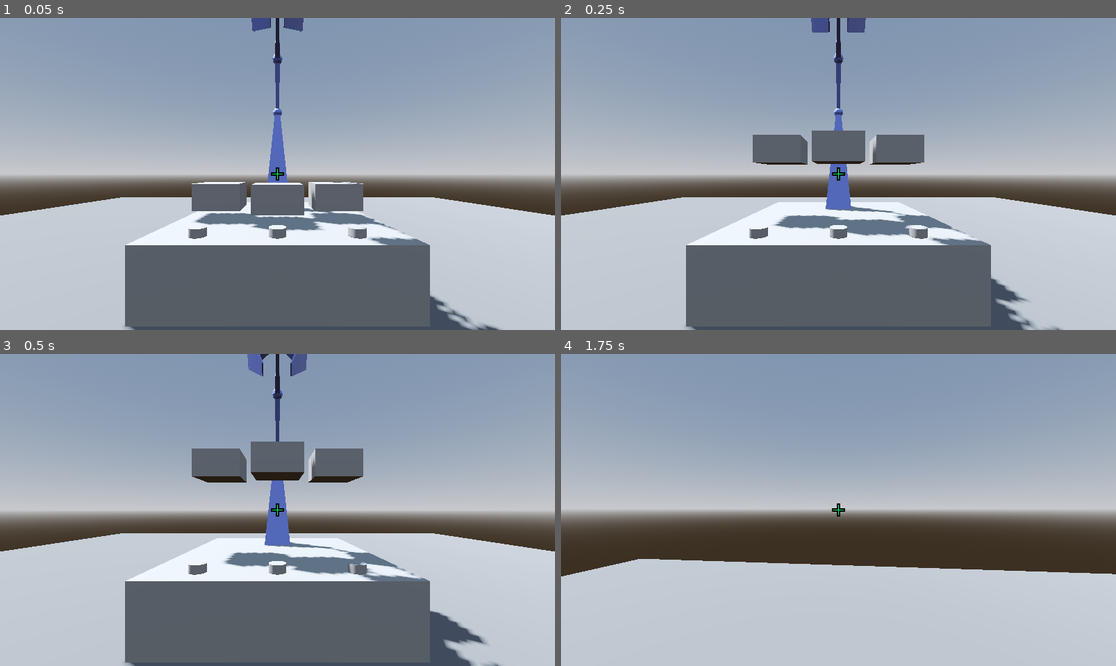
Above: before the commit, frames 1-4 (two rows, left to right).
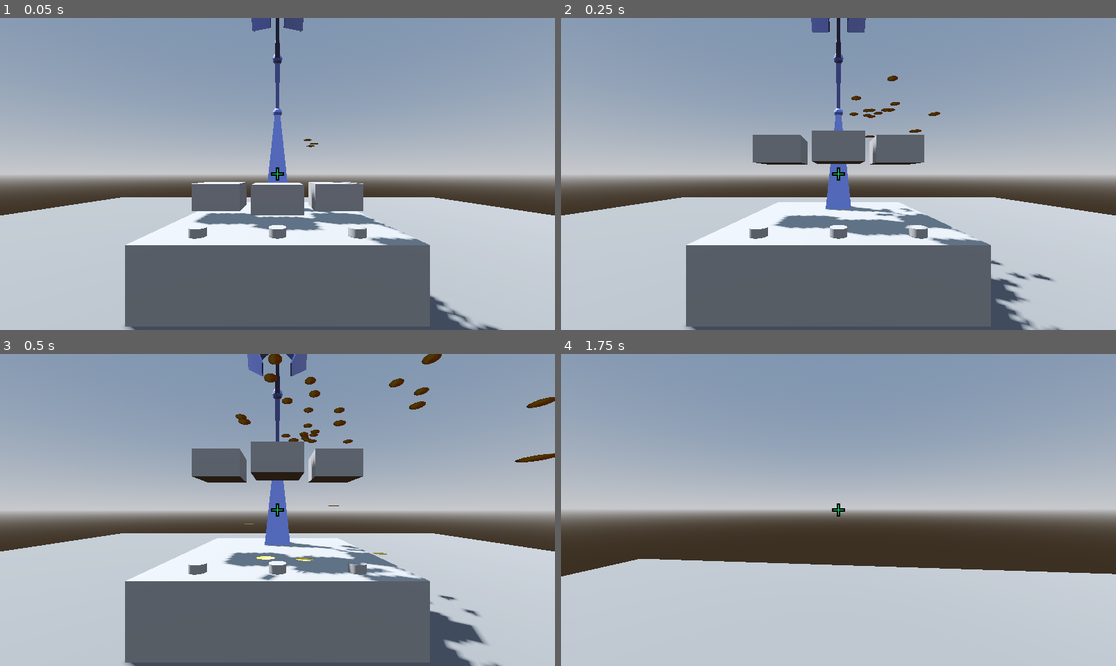
Above: after the commit, the same moments.

Repository: anniesanap/COMP-360-Group-2-Assignment-4
Game: Godot game, scene res://root.tscn
Same seed, same stepped clock (60 frames per second), same inputs: the game is played once before the commit and once after it.
Inputs (mouse positions are in pixels of both pictures, inside the frame that each line leads up to):
- Up to frame 1 (0.05 s): no input
- Up to frame 2 (0.25 s): no input
- Up to frame 3 (0.5 s): no input
- Up to frame 4 (1.75 s): move the mouse to (866, 510) at 0.52 s; hold E (interact) 0.53-1.28 s; hold W (move_forward) from 0.53 s (still down); tap Space (jump) at 0.77, 1.52 s; move the mouse to (810, 510) at 1.27 s; tap E (interact) at 1.35 s

The runs differ from the first frame. In frame 1, less than 0.1% of the frame differs, in the area x 54-58%, y 38-42%; in frame 2, 0.5%; in frame 3, 1.4%, in the area x 42-100%, y 0-91%; in frame 4, nothing differs.

Commit message:
Add coin explosion scene and update root scene.
- added the basics of the coin explosion to bowl1 for now

Diff:
--- /dev/null
+++ b/Assets/coin_shader.gdshader
@@ -0,0 +1,26 @@
+shader_type spatial;
+
+uniform sampler2D coin_texture;
+uniform float scale_factor : hint_range(0.1, 5.0);  // Allows you to scale the texture
+
+void fragment() {
+    vec2 uv_coords = UV;
+
+    // Check if the fragment is on the top or bottom face of the cylinder
+    if (uv_coords.y > 0.8 || uv_coords.y < 0.8) {
+        // Apply the scaling to the UV coordinates
+        uv_coords *= scale_factor;  // Scale the texture coordinates
+
+        // Wrap the texture horizontally to avoid stretching if the UVs go beyond the [0.0, 1.0] range
+        uv_coords.x = mod(uv_coords.x, 1.0);
+
+        // Sample the texture at the adjusted coordinates
+        vec4 coin_color = texture(coin_texture, uv_coords);
+
+        // Set the color of the fragment to the texture's color
+        ALBEDO = coin_color.rgb;
+    } else {
+        // For the side faces, set the color to white (or any other color for the sides)
+        ALBEDO = vec3(1.0, 1.0, 1.0);
+    }
+}
--- /dev/null
+++ b/coin_explosion.gd
@@ -0,0 +1,40 @@
+extends GPUParticles3D
+
+# Variables for particle settings
+var particle_amount = 80
+var velocity_min = 3.0
+var velocity_max = 10.0
+var explosion_radius = 10.0
+var spread = 50
+var spread_angle_min = 0
+var spread_angle_max = 7
+
+func _ready():
+	print("Testing plain particle system...")
+
+	# Create and assign a ParticleProcessMaterial
+	var particles_material = ParticleProcessMaterial.new()
+	process_material = particles_material
+
+	# Configure emission shape
+	particles_material.emission_shape = ParticleProcessMaterial.EMISSION_SHAPE_POINT
+
+
+
+	# Configure particle properties
+	#particles_material.lifetime = 2.0
+	particles_material.lifetime_randomness = 0.5
+	particles_material.initial_velocity_min = velocity_min
+	particles_material.initial_velocity_max = velocity_max
+	particles_material.angle_min = spread_angle_min
+	particles_material.angle_max = spread_angle_max
+	particles_material.spread = spread
+	particles_material.gravity = Vector3(0, -7, 0)
+
+	# Set particle system position and other properties
+	#transform.origin = hardcoded_position
+	amount = particle_amount
+	one_shot = true  # Emit particles only once
+	emitting = true  # Start emitting particles
+
+	print("Plain particle test initialized.")
--- /dev/null
+++ b/coin_explosion.tscn
@@ -0,0 +1,31 @@
+[gd_scene load_steps=7 format=3 uid="uid://cljige46tg5uj"]
+
+[ext_resource type="Shader" path="res://Assets/coin_shader.gdshader" id="1_pbh8j"]
+[ext_resource type="Texture2D" uid="uid://d051cqovfi5oo" path="res://Assets/coin.png" id="2_0s3yx"]
+[ext_resource type="Script" path="res://coin_explosion.gd" id="3_x1b8r"]
+
+[sub_resource type="ParticleProcessMaterial" id="ParticleProcessMaterial_yyu2x"]
+
+[sub_resource type="ShaderMaterial" id="ShaderMaterial_ophjx"]
+render_priority = 0
+shader = ExtResource("1_pbh8j")
+shader_parameter/scale_factor = 1.982
+shader_parameter/coin_texture = ExtResource("2_0s3yx")
+
+[sub_resource type="CylinderMesh" id="CylinderMesh_biu6t"]
+lightmap_size_hint = Vector2i(3, 1)
+material = SubResource("ShaderMaterial_ophjx")
+add_uv2 = true
+uv2_padding = 0.37
+top_radius = 0.1
+bottom_radius = 0.1
+height = 0.001
+radial_segments = 61
+rings = 1
+
+[node name="coin explosion" type="GPUParticles3D"]
+transform = Transform3D(-0.995093, 0.0628638, 0.0764032, 0.0638424, 0.997905, 0.0104317, -0.0755875, 0.0152583, -0.997023, 1.99677, 2.0097, 0.787501)
+emitting = false
+process_material = SubResource("ParticleProcessMaterial_yyu2x")
+draw_pass_1 = SubResource("CylinderMesh_biu6t")
+script = ExtResource("3_x1b8r")
--- a/root.tscn
+++ b/root.tscn
@@ -1,8 +1,9 @@
-[gd_scene load_steps=35 format=4 uid="uid://ljd2ods15laa"]
+[gd_scene load_steps=36 format=4 uid="uid://ljd2ods15laa"]
 
 [ext_resource type="Script" path="res://player.gd" id="1_k2jet"]
 [ext_resource type="Script" path="res://arm.gd" id="1_mq7hl"]
 [ext_resource type="Script" path="res://bowl.gd" id="1_ysd7s"]
+[ext_resource type="PackedScene" uid="uid://cljige46tg5uj" path="res://coin_explosion.tscn" id="2_v802p"]
 [ext_resource type="Script" path="res://button.gd" id="2_xlyjr"]
 [ext_resource type="Shader" path="res://buttonShader.gdshader" id="5_bryx5"]
 
@@ -593,6 +594,9 @@
 transform = Transform3D(1, 0, 0, 0, 1, 0, 0, 0, 1, 0.3, 1, -0.9)
 script = ExtResource("1_ysd7s")
 
+[node name="coin explosion" parent="bowl1" instance=ExtResource("2_v802p")]
+transform = Transform3D(-0.995093, 0.0628638, 0.0764032, 0.0638424, 0.997905, 0.0104317, -0.0755875, 0.0152583, -0.997023, 1.69677, 1.0097, 1.6875)
+
 [node name="bowl1mesh" type="MeshInstance3D" parent="bowl1"]
 mesh = SubResource("BoxMesh_bkhtn")
 skeleton = NodePath("../..")
Binary file added: Assets/coin.png
Not shown, added: Assets/coin.png.import
